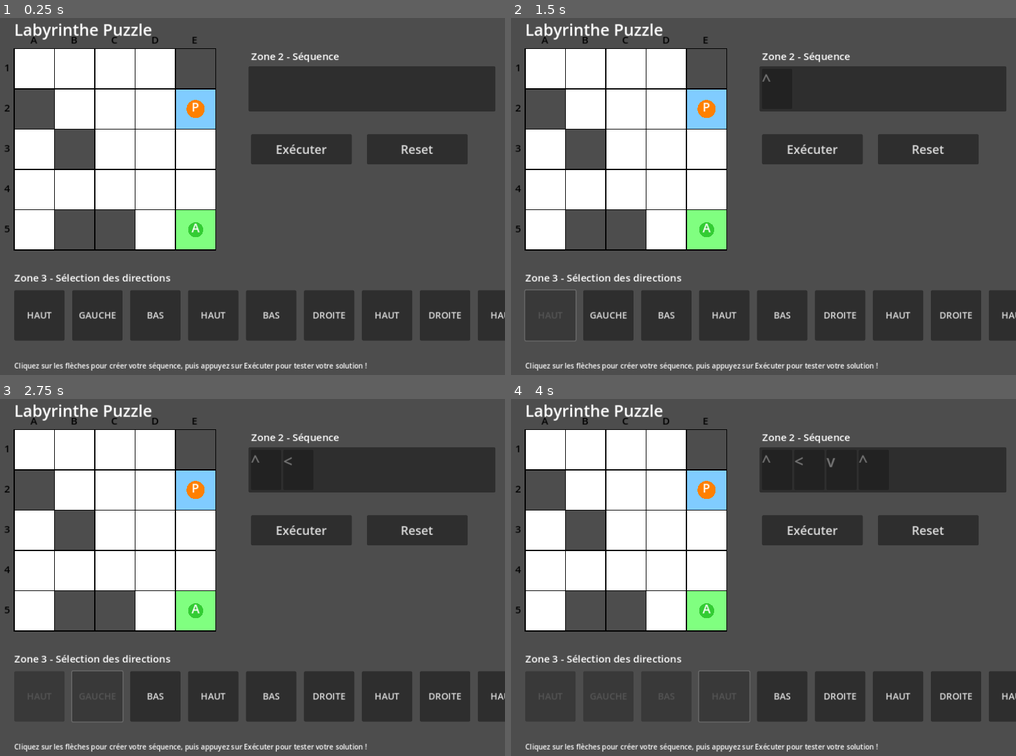
Above: before the commit, frames 1-4 (two rows, left to right).
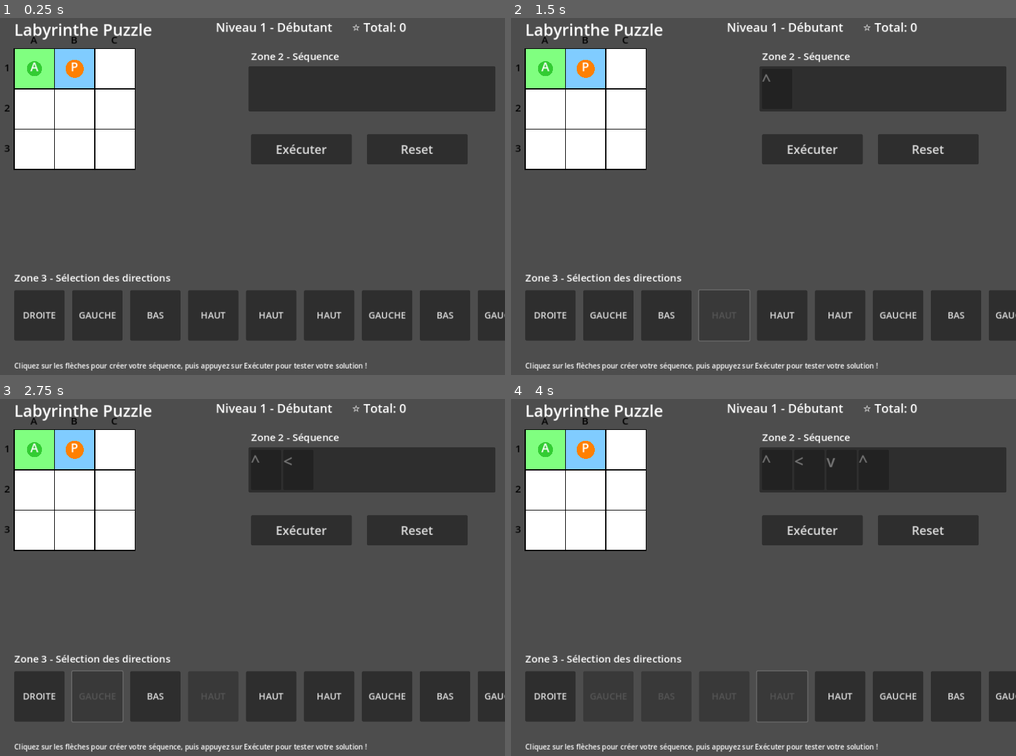
Above: after the commit, the same moments.

Repository: Robbibb/Labirinthe_Godot
Game: Godot game, scene res://Main.tscn
Two runs of this game, one before a commit and one after it. Both use one fixed random seed, a clock stepped at 60 frames per second and the inputs below.
Inputs:
- Up to frame 1 (0.25 s): no input
- Up to frame 2 (1.5 s): click "Exécuter" at 0.5 s; click "HAUT" at 1.25 s
- Up to frame 3 (2.75 s): click "GAUCHE" at 2 s
- Up to frame 4 (4 s): click "BAS" at 2.75 s; click "HAUT" at 3.5 s

The runs differ from the first frame. In frame 1, 16% of the frame differs, in the area x 0-100%, y 1-85%; in frame 2, 16%, in the area x 0-100%, y 1-91%; in frame 3, 16%; in frame 4, 16%.

Commit message:
Ajouter système de progression par niveaux et système d'étoiles
- Créer LevelManager pour gérer 20 niveaux de difficulté croissante
- Niveaux débutants (3x3), intermédiaires (5x5), avancés (7x7), experts (9x9)
- Système d'étoiles basé sur l'optimalité de la solution (⭐⭐⭐ = optimal)
- Affichage du niveau actuel et du total d'étoiles
- Adapter la taille de la grille dynamiquement selon le niveau
- Adapter le nombre d'obstacles selon la configuration du niveau
- Sauvegarder la solution optimale et compter les mouvements utilisés

Diff:
--- a/GameManager.gd
+++ b/GameManager.gd
@@ -7,9 +7,14 @@
 @onready var execute_button = $UI/ExecuteButton
 @onready var reset_button = $UI/ResetButton
 @onready var player_sprite = $Grid/Player
-
-# Configuration du jeu
-const GRID_SIZE = 5
+@onready var level_label = $UI/LevelLabel
+@onready var stars_label = $UI/StarsLabel
+
+# Gestionnaire de niveaux
+var level_manager
+
+# Configuration du jeu (dynamique selon le niveau)
+var GRID_SIZE = 5
 const CELL_SIZE = 80
 
 # État du jeu
@@ -20,6 +25,8 @@
 var available_moves = []
 var selected_sequence = []
 var is_executing = false
+var optimal_solution = []
+var moves_used = 0
 
 # Directions
 enum Direction { RIGHT, LEFT, UP, DOWN }
@@ -31,13 +38,22 @@
 }
 
 func _ready():
+	# Créer le gestionnaire de niveaux
+	level_manager = load("res://LevelManager.gd").new()
+	add_child(level_manager)
+
 	generate_level()
 	setup_ui()
 	update_player_position()
+	update_ui_labels()
 
 func generate_level():
-	"""Génère un niveau aléatoire avec un chemin solution"""
+	"""Génère un niveau selon la configuration du LevelManager"""
 	randomize()
+
+	# Obtenir la configuration du niveau actuel
+	var config = level_manager.get_current_level_config()
+	GRID_SIZE = config.grid_size
 
 	# Choisir départ et arrivée
 	start_pos = Vector2i(randi() % GRID_SIZE, randi() % GRID_SIZE)
@@ -48,6 +64,7 @@
 		end_pos = Vector2i(randi() % GRID_SIZE, randi() % GRID_SIZE)
 
 	current_pos = start_pos
+	moves_used = 0
 
 	# Générer un chemin solution
 	var solution_path = generate_solution_path()
@@ -63,6 +80,9 @@
 		generate_level()
 		return
 
+	# Sauvegarder la solution optimale
+	optimal_solution = solution_path.duplicate()
+
 	# Compter combien de chaque direction est nécessaire dans la solution
 	var direction_counts = [0, 0, 0, 0]  # RIGHT, LEFT, UP, DOWN
 	for dir in solution_path:
@@ -88,7 +108,7 @@
 
 	# Mettre à jour l'affichage
 	if grid:
-		grid.setup_grid(start_pos, end_pos, obstacles)
+		grid.setup_grid(start_pos, end_pos, obstacles, GRID_SIZE)
 
 func generate_solution_path() -> Array:
 	"""Génère un chemin solution du départ à l'arrivée avec des zigzags"""
@@ -130,6 +150,10 @@
 	"""Génère des obstacles en évitant le chemin solution"""
 	obstacles.clear()
 
+	# Obtenir le nombre d'obstacles depuis la configuration
+	var config = level_manager.get_current_level_config()
+	var num_obstacles = config.obstacles
+
 	# Calculer les positions du chemin solution
 	var solution_positions = {}
 	var pos = start_pos
@@ -141,7 +165,6 @@
 			solution_positions[pos] = true
 
 	# Ajouter des obstacles aléatoires
-	var num_obstacles = randi() % 8 + 3
 	for i in range(num_obstacles):
 		var obs_pos = Vector2i(randi() % GRID_SIZE, randi() % GRID_SIZE)
 
@@ -223,10 +246,19 @@
 
 		# Vérifier si on a atteint l'arrivée
 		if current_pos == end_pos:
-			await show_victory()
-			await get_tree().create_timer(1.0).timeout
+			moves_used = selected_sequence.size()
+			var stars = level_manager.calculate_stars(moves_used, optimal_solution.size())
+
+			await show_victory(stars)
+			await get_tree().create_timer(1.5).timeout
+
+			# Enregistrer le niveau comme complété
+			level_manager.complete_level(stars)
+
+			# Générer le niveau suivant
 			generate_level()
 			_on_reset_pressed()
+			update_ui_labels()
 			return
 
 	# Séquence terminée mais pas à l'arrivée
@@ -247,11 +279,31 @@
 			player_sprite.modulate = Color.WHITE
 			await get_tree().create_timer(0.2).timeout
 
-func show_victory():
-	"""Affiche une animation de victoire"""
-	if player_sprite:
+func show_victory(stars: int):
+	"""Affiche une animation de victoire avec les étoiles"""
+	# Animation du joueur
+	if grid:
 		for i in range(3):
-			player_sprite.modulate = Color.GREEN
+			grid.player_flash_color = Color.GREEN
+			grid.queue_redraw()
 			await get_tree().create_timer(0.2).timeout
-			player_sprite.modulate = Color.WHITE
+			grid.player_flash_color = Color(1.0, 0.5, 0.0)  # Orange
+			grid.queue_redraw()
 			await get_tree().create_timer(0.2).timeout
+
+	# Afficher le message de victoire avec les étoiles
+	var stars_text = ""
+	for i in range(stars):
+		stars_text += "⭐"
+	print("Niveau terminé ! ", stars_text, " (", moves_used, " mouvements, optimal: ", optimal_solution.size(), ")")
+
+func update_ui_labels():
+	"""Met à jour les labels d'UI avec les infos du niveau"""
+	if level_label:
+		var level_num = level_manager.get_level_number()
+		var total_levels = level_manager.get_total_levels()
+		var config = level_manager.get_current_level_config()
+		level_label.text = "Niveau " + str(level_num) + " - " + config.difficulty
+
+	if stars_label:
+		stars_label.text = "⭐ Total: " + str(level_manager.total_stars)
--- a/Grid.gd
+++ b/Grid.gd
@@ -1,18 +1,20 @@
 extends Node2D
 
-const GRID_SIZE = 5
+var GRID_SIZE = 5
 const CELL_SIZE = 80
 
 var start_pos = Vector2i(0, 0)
 var end_pos = Vector2i(4, 4)
 var obstacles = []
 var player_pos = Vector2i(0, 0)
+var player_flash_color = Color(1.0, 0.5, 0.0)  # Orange par défaut
 
 func _ready():
 	queue_redraw()
 
-func setup_grid(start: Vector2i, end: Vector2i, obs: Array):
+func setup_grid(start: Vector2i, end: Vector2i, obs: Array, grid_size: int = 5):
 	"""Configure la grille avec les positions de départ, arrivée et obstacles"""
+	GRID_SIZE = grid_size
 	start_pos = start
 	end_pos = end
 	player_pos = start
@@ -48,9 +50,9 @@
 			draw_rect(rect, color, true)
 			draw_rect(rect, Color.BLACK, false, 2.0)
 
-	# Dessiner les labels de colonnes (A, B, C, D, E)
-	var columns = ["A", "B", "C", "D", "E"]
-	for i in range(GRID_SIZE):
+	# Dessiner les labels de colonnes (A, B, C, D, E, F, G, H, I)
+	var columns = ["A", "B", "C", "D", "E", "F", "G", "H", "I"]
+	for i in range(min(GRID_SIZE, columns.size())):
 		var label_pos = Vector2(i * CELL_SIZE + CELL_SIZE / 2 - 8, -10)
 		draw_string(ThemeDB.fallback_font, label_pos, columns[i], HORIZONTAL_ALIGNMENT_LEFT, -1, 20, Color.BLACK)
 
@@ -66,6 +68,6 @@
 	draw_circle(grid_to_pixel(end_pos), 15, Color(0.2, 0.8, 0.2))
 	draw_string(ThemeDB.fallback_font, grid_to_pixel(end_pos) - Vector2(8, -5), "A", HORIZONTAL_ALIGNMENT_LEFT, -1, 24, Color.WHITE)
 
-	# Dessiner le joueur
-	draw_circle(grid_to_pixel(player_pos), 18, Color(1.0, 0.5, 0.0))
+	# Dessiner le joueur avec la couleur flash
+	draw_circle(grid_to_pixel(player_pos), 18, player_flash_color)
 	draw_string(ThemeDB.fallback_font, grid_to_pixel(player_pos) - Vector2(8, -5), "P", HORIZONTAL_ALIGNMENT_LEFT, -1, 24, Color.WHITE)
--- /dev/null
+++ b/LevelManager.gd
@@ -0,0 +1,96 @@
+extends Node
+
+# Configuration des niveaux
+var level_configs = [
+	# Niveaux débutants (1-5)
+	{"difficulty": "Débutant", "grid_size": 3, "min_moves": 3, "max_moves": 4, "obstacles": 0, "special_tiles": []},
+	{"difficulty": "Débutant", "grid_size": 3, "min_moves": 3, "max_moves": 5, "obstacles": 1, "special_tiles": []},
+	{"difficulty": "Débutant", "grid_size": 4, "min_moves": 4, "max_moves": 5, "obstacles": 1, "special_tiles": []},
+	{"difficulty": "Débutant", "grid_size": 4, "min_moves": 4, "max_moves": 6, "obstacles": 2, "special_tiles": []},
+	{"difficulty": "Débutant", "grid_size": 4, "min_moves": 5, "max_moves": 6, "obstacles": 2, "special_tiles": []},
+
+	# Niveaux intermédiaires (6-10)
+	{"difficulty": "Intermédiaire", "grid_size": 5, "min_moves": 5, "max_moves": 7, "obstacles": 3, "special_tiles": []},
+	{"difficulty": "Intermédiaire", "grid_size": 5, "min_moves": 6, "max_moves": 8, "obstacles": 4, "special_tiles": ["teleporter"]},
+	{"difficulty": "Intermédiaire", "grid_size": 5, "min_moves": 6, "max_moves": 8, "obstacles": 4, "special_tiles": ["bonus"]},
+	{"difficulty": "Intermédiaire", "grid_size": 5, "min_moves": 7, "max_moves": 9, "obstacles": 5, "special_tiles": ["trap"]},
+	{"difficulty": "Intermédiaire", "grid_size": 6, "min_moves": 7, "max_moves": 10, "obstacles": 5, "special_tiles": ["teleporter", "bonus"]},
+
+	# Niveaux avancés (11-15)
+	{"difficulty": "Avancé", "grid_size": 6, "min_moves": 8, "max_moves": 12, "obstacles": 6, "special_tiles": ["teleporter", "trap"]},
+	{"difficulty": "Avancé", "grid_size": 7, "min_moves": 9, "max_moves": 12, "obstacles": 7, "special_tiles": ["teleporter", "bonus", "trap"]},
+	{"difficulty": "Avancé", "grid_size": 7, "min_moves": 10, "max_moves": 12, "obstacles": 8, "special_tiles": ["door", "teleporter"]},
+	{"difficulty": "Avancé", "grid_size": 7, "min_moves": 10, "max_moves": 13, "obstacles": 8, "special_tiles": ["door", "bonus", "trap"]},
+	{"difficulty": "Avancé", "grid_size": 8, "min_moves": 12, "max_moves": 15, "obstacles": 9, "special_tiles": ["teleporter", "door", "trap"]},
+
+	# Niveaux experts (16-20)
+	{"difficulty": "Expert", "grid_size": 8, "min_moves": 13, "max_moves": 18, "obstacles": 10, "special_tiles": ["teleporter", "door", "bonus", "trap"]},
+	{"difficulty": "Expert", "grid_size": 9, "min_moves": 15, "max_moves": 20, "obstacles": 12, "special_tiles": ["teleporter", "door", "bonus", "trap"]},
+	{"difficulty": "Expert", "grid_size": 9, "min_moves": 16, "max_moves": 22, "obstacles": 13, "special_tiles": ["teleporter", "door", "bonus", "trap"]},
+	{"difficulty": "Expert", "grid_size": 9, "min_moves": 18, "max_moves": 25, "obstacles": 14, "special_tiles": ["teleporter", "door", "bonus", "trap"]},
+	{"difficulty": "Expert", "grid_size": 9, "min_moves": 20, "max_moves": 28, "obstacles": 15, "special_tiles": ["teleporter", "door", "bonus", "trap"]},
+]
+
+# Progression du joueur
+var current_level = 0
+var level_stars = []  # Étoiles obtenues par niveau
+var total_stars = 0
+
+func _ready():
+	load_progress()
+
+func get_current_level_config():
+	"""Retourne la configuration du niveau actuel"""
+	if current_level < level_configs.size():
+		return level_configs[current_level]
+	# Si tous les niveaux sont terminés, générer un niveau aléatoire difficile
+	return {"difficulty": "Infini", "grid_size": 9, "min_moves": 20, "max_moves": 30, "obstacles": 15, "special_tiles": ["teleporter", "door", "bonus", "trap"]}
+
+func calculate_stars(moves_used: int, optimal_moves: int) -> int:
+	"""Calcule le nombre d'étoiles selon le nombre de mouvements"""
+	if moves_used == optimal_moves:
+		return 3  # ⭐⭐⭐ Solution optimale
+	elif moves_used <= optimal_moves + 3:
+		return 2  # ⭐⭐ Très bon
+	else:
+		return 1  # ⭐ Complété
+
+func complete_level(stars: int):
+	"""Marque un niveau comme complété avec un certain nombre d'étoiles"""
+	# Sauvegarder les étoiles si c'est mieux que le précédent record
+	if current_level >= level_stars.size():
+		level_stars.append(stars)
+		total_stars += stars
+	elif stars > level_stars[current_level]:
+		total_stars -= level_stars[current_level]
+		level_stars[current_level] = stars
+		total_stars += stars
+
+	# Passer au niveau suivant
+	current_level += 1
+	save_progress()
+
+func reset_progress():
+	"""Réinitialise la progression"""
+	current_level = 0
+	level_stars.clear()
+	total_stars = 0
+	save_progress()
+
+func save_progress():
+	"""Sauvegarde la progression (pour l'instant en mémoire)"""
+	# Pour le web, on pourrait utiliser localStorage via JavaScript
+	pass
+
+func load_progress():
+	"""Charge la progression sauvegardée"""
+	# Pour le web, on pourrait charger depuis localStorage
+	pass
+
+func get_level_number() -> int:
+	"""Retourne le numéro du niveau actuel (1-indexed)"""
+	return current_level + 1
+
+func get_total_levels() -> int:
+	"""Retourne le nombre total de niveaux prédéfinis"""
+	return level_configs.size()
--- a/Main.tscn
+++ b/Main.tscn
@@ -29,6 +29,24 @@
 offset_bottom = 60.0
 theme_override_font_sizes/font_size = 32
 text = "Labyrinthe Puzzle"
+
+[node name="LevelLabel" type="Label" parent="UI"]
+layout_mode = 0
+offset_left = 450.0
+offset_top = 20.0
+offset_right = 700.0
+offset_bottom = 50.0
+theme_override_font_sizes/font_size = 24
+text = "Niveau 1 - Débutant"
+
+[node name="StarsLabel" type="Label" parent="UI"]
+layout_mode = 0
+offset_left = 720.0
+offset_top = 20.0
+offset_right = 900.0
+offset_bottom = 50.0
+theme_override_font_sizes/font_size = 24
+text = "⭐ Total: 0"
 
 [node name="Zone2Label" type="Label" parent="UI"]
 layout_mode = 0
